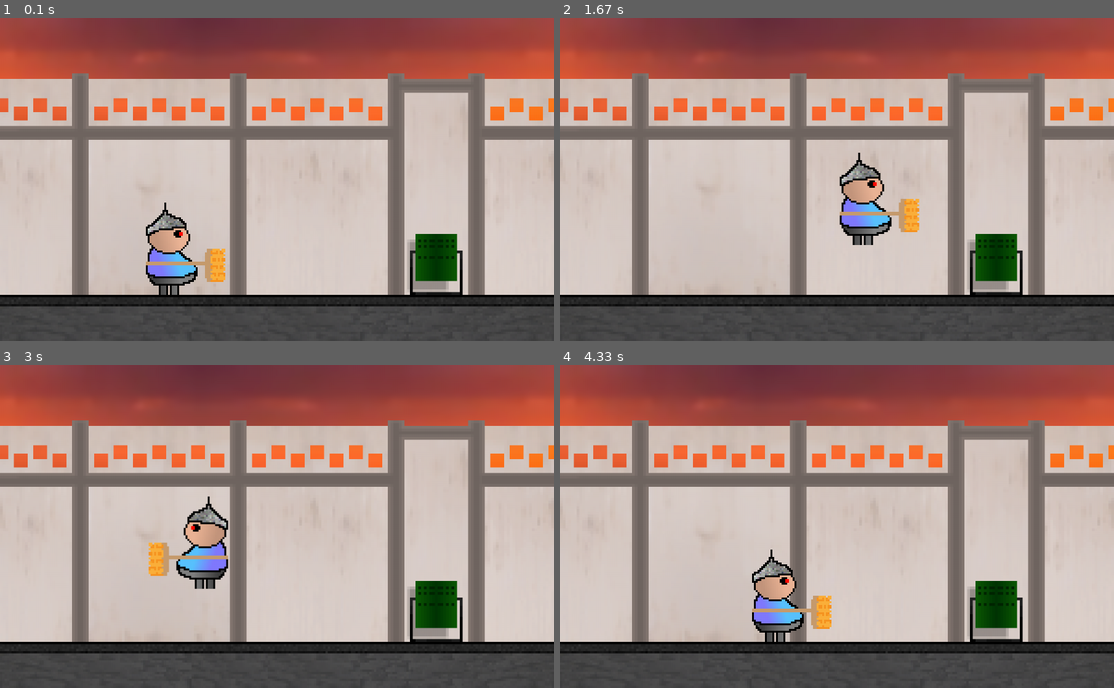
Above: before the commit, frames 1-4 (two rows, left to right).
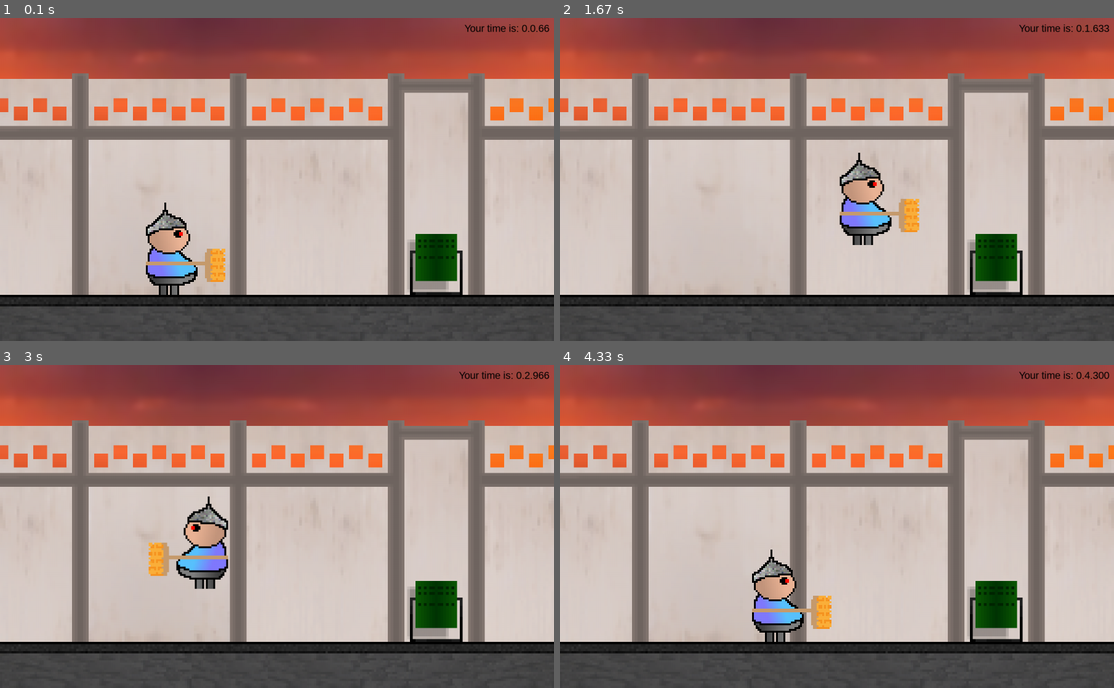
Above: after the commit, the same moments.

Repository: NikMatyukhin/true_pygame
Game: pygame game, started from src/main.py
Same seed, same stepped clock (60 frames per second), same inputs: the game is played once before the commit and once after it.
Inputs:
- Up to frame 1 (0.1 s): no input
- Up to frame 2 (1.67 s): hold Right 0.33-0.8 s; hold Up 0.83-1.13 s; hold Right 1.17-1.63 s
- Up to frame 3 (3 s): hold Left 1.67-2.2 s; hold Left 2.23-2.63 s; hold Up from 2.67 s (still down)
- Up to frame 4 (4.33 s): release Up at 3.03 s; hold Right 3.07-3.7 s; hold Left 3.73-4.2 s; hold Right from 4.23 s (still down)

The runs differ from the first frame. In frame 1, 0.2% of the frame differs, in the area x 83-100%, y 1-5%; in frame 2, 0.2%; in frame 3, 0.2%, in the area x 82-100%, y 1-5%; in frame 4, 0.2%.

Commit message:
Теперь часики тикают

Diff:
--- a/src/main.py
+++ b/src/main.py
@@ -33,6 +33,7 @@
 pygame.mixer.music.play(-1)
 moap = pygame.mixer.Sound(os.path.join(sound_folder, 'moap.wav'))
 pain = [pygame.mixer.Sound(os.path.join(sound_folder, f'oh{i}.wav')) for i in range (1, 5)]
+
 
 class Player(pygame.sprite.Sprite):
     def __init__(self):
@@ -310,7 +311,7 @@
 enemies = pygame.sprite.AbstractGroup()
 activity_distance = [3500, 3600, 6900, 7000, 9800, 10000, 13000, 13100, 18000]
 
-font = pygame.font.SysFont('arial', 36)
+font = pygame.font.SysFont('arial', 22)
 
 while True:
     for event in pygame.event.get():
@@ -365,6 +366,11 @@
                                           (player.rect.left-hitted.rect.left, player.rect.top-hitted.rect.top)):
                 hitted.hit(player.go_to_right)
 
+    # Отрисовка времени в правом верхнем углу
+    time = pygame.time.get_ticks()
+    time = font.render(f'Your time is: {time//60000}.{time%60000//1000}.{time%1000}', 1, (0, 0, 0))
+    main_surface.blit(time, (WIN_WIDTH-time.get_width()-10, 10))
+
     pygame.display.update()
 
     fps_clock.tick(FPS)
